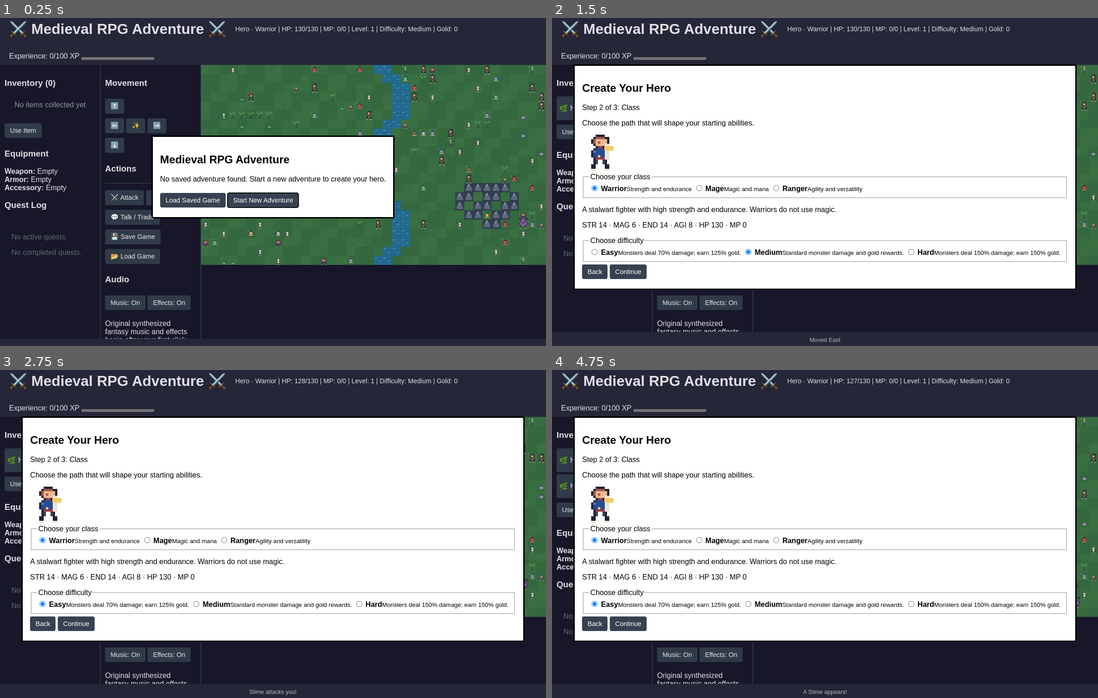
Above: before the commit, frames 1-4 (two rows, left to right).
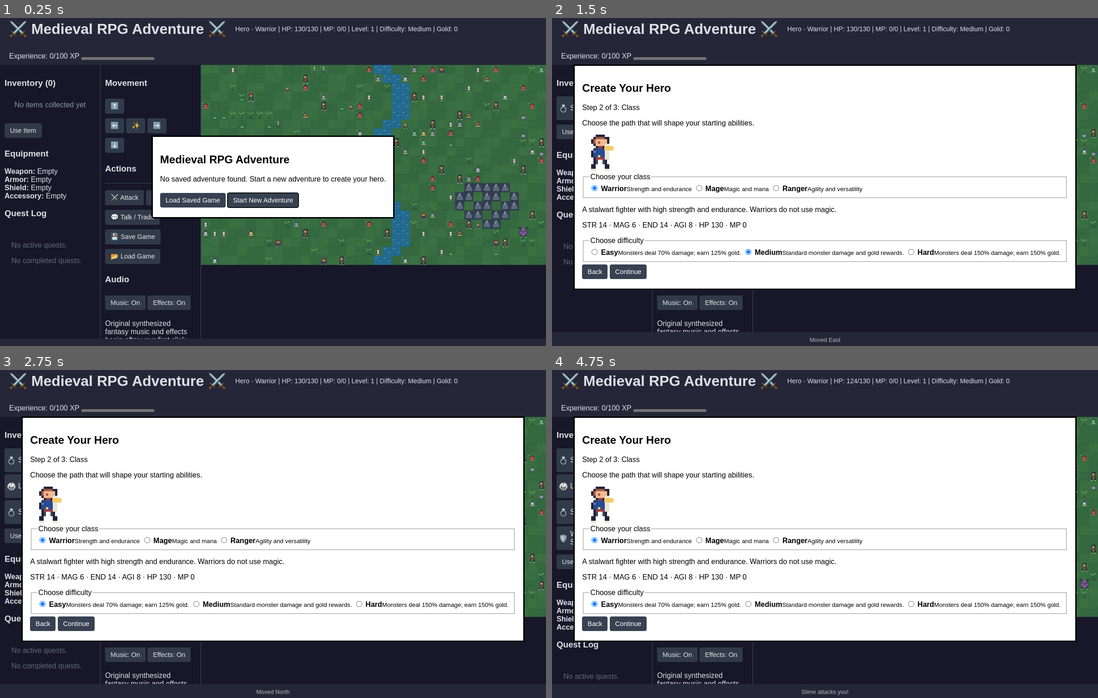
Above: after the commit, the same moments.

Repository: sacredenty/html_rpg_game
Game: browser game, page index.html
Same seed, same stepped clock (60 frames per second), same inputs: the game is played once before the commit and once after it.
Inputs (mouse positions are in pixels of both pictures, inside the frame that each line leads up to):
- Up to frame 1 (0.25 s): no input
- Up to frame 2 (1.5 s): click "Start New Adventure" at 0.27 s; click (835, 198) at 0.52 s; type "Alex" at 0.52 s; click "Continue" at 0.77 s; hold Right from 1.03 s (still down)
- Up to frame 3 (2.75 s): release Right at 1.53 s; hold Down 1.58-1.85 s; click "easy" at 1.77 s; hold Left 1.9-2.47 s; hold Up from 2.52 s (still down)
- Up to frame 4 (4.75 s): release Up at 2.82 s; hold Right 2.87-3.53 s; hold Up 3.58-3.82 s; hold Left 3.87-4.3 s; hold Down 4.35-4.68 s; hold Right from 4.73 s (still down)

The runs differ from the first frame. In frame 1, 2.4% of the frame differs, in the area x 0-100%, y 14-76%; in frame 2, 0.4%; in frame 3, 1.2%; in frame 4, 1.2%.
Error in both runs: TypeError: QuestSystem.getCollectQuestsByTarget is not a function

Commit message:
add shield slot

Diff:
--- a/js/entities/items.js
+++ b/js/entities/items.js
@@ -44,10 +44,19 @@
             name: 'Wooden Shield',
             description: '+2 Defense',
             effect: () => ({ defense: 2 }),
-            equipmentSlot: 'armor',
+            equipmentSlot: 'shield',
             bonuses: { defense: 2 },
             symbol: '🛡️',
             color: '#9ca3af'
+        },
+        steelShield: {
+            name: 'Steel Shield',
+            description: '+5 Defense',
+            effect: () => ({ defense: 5 }),
+            equipmentSlot: 'shield',
+            bonuses: { defense: 5 },
+            symbol: '🛡️',
+            color: '#cbd5e1'
         },
         leatherArmor: {
             name: 'Leather Armor',
--- a/js/entities/player.js
+++ b/js/entities/player.js
@@ -72,6 +72,7 @@
             this.equipment = {
                 weapon: null,
                 armor: null,
+                shield: null,
                 accessory: null
             };
 
--- a/js/game.js
+++ b/js/game.js
@@ -28,6 +28,7 @@
         manaPotion: 10,
         sword: 80,
         shield: 55,
+        steelShield: 120,
         leatherArmor: 70,
         chainmail: 160,
         goldRing: 100,
@@ -113,7 +114,7 @@
 
 function getRandomEquipmentType() {
     const types = [
-        'sword', 'shield', 'leatherArmor', 'chainmail',
+        'sword', 'shield', 'steelShield', 'leatherArmor', 'chainmail',
         'goldRing', 'silverRing', 'luckyCharm'
     ];
     return types[Utils.random(0, types.length - 1)];
--- a/js/game/ui.js
+++ b/js/game/ui.js
@@ -177,6 +177,7 @@
             const slotLabels = {
                 weapon: 'Weapon',
                 armor: 'Armor',
+                shield: 'Shield',
                 accessory: 'Accessory'
             };
             slots.innerHTML = Object.entries(slotLabels).map(([slot, label]) => {
--- a/js/game/world.js
+++ b/js/game/world.js
@@ -16,11 +16,12 @@
                     }
                 } else if (rand < 0.15) {
                     this.spawnMonster(getRandomMonster(), x, y);
-                } else if (rand < 0.18) {
+                } else if (rand < 0.20) {
+                    // Increased chance of equipment drops
                     this.spawnItem(getRandomEquipmentType(), x, y);
-                } else if (rand < 0.2) {
+                } else if (rand < 0.25) {
                     this.spawnItem(Math.random() < 0.5 ? 'healthPotion' : 'healingHerb', x, y);
-                } else if (rand < 0.25) {
+                } else if (rand < 0.30) {
                     // Spawn NPCs at specific locations
                     if (Math.random() < 0.5) {
                         this.spawnNPC('villager', x, y);
